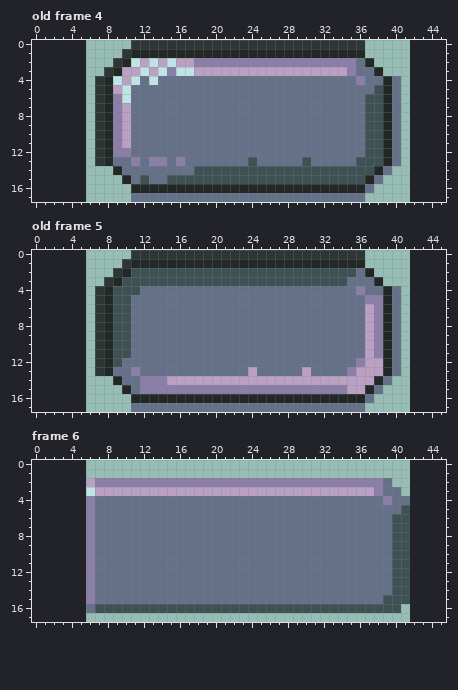
Two versions of one pixel-art file, assets/ui/ui_pieces.aseprite. The first picture shows the starting point.
36x18 pixels, 9 frames. Shown: old frame 4, old frame 5, frame 6. The old version is drawn lined up with the new one, on the new canvas. The commit also changed other frames, which this record leaves out.
Once edited:
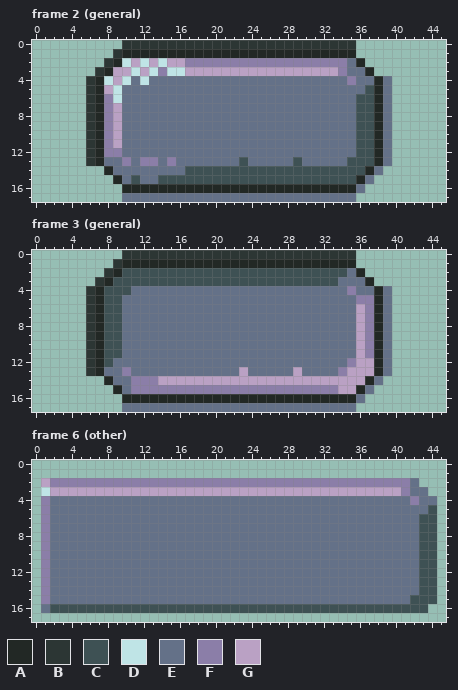
Palette (. is transparent): A #222825  B #2c3634  C #3e5154  D #bfe4e6  E #647188  F #8b7ea8  G #baa1c4
A new or re-ordered frame is compared with the old frame closest to it.
Diff:
canvas 36x18 -> 46x18, the old top-left corner now at 6,0
frames 9 -> 10
frames re-ordered
--- frame 2 (general) is new; against old frame 4
@@ x 0..45 @@
- 0 ...........BBBBBBBBBBBBBBBBBBBBBBBBBB.........
- 1 ..........BAAAAAAAAAAAAAAAAAAAAAAAAAA.........
- 2 .........BADGDGDGGFFFFFFFFFFFFFFFFFFEA........
- 3 ........BAGGDGDFDDGGGGGGGGGGGGGGGGGFEEA.......
- 4 .......BADGDEDEEEEEEEEEEEEEEEEEEEEEEFEEAE.....
- 5 .......BAGDEEEEEEEEEEEEEEEEEEEEEEEEEEECAE.....
- 6 .......BAFDEEEEEEEEEEEEEEEEEEEEEEEEEECCAE.....
- 7 .......BAFGEEEEEEEEEEEEEEEEEEEEEEEEEECCAE.....
- 8 .......BAFGEEEEEEEEEEEEEEEEEEEEEEEEEECCAE.....
- 9 .......BAFGEEEEEEEEEEEEEEEEEEEEEEEEEECCAE.....
-10 .......BAFGEEEEEEEEEEEEEEEEEEEEEEEEEECCAE.....
-11 .......BAFGEEEEEEEEEEEEEEEEEEEEEEEEEECCAE.....
-12 .......BAFFEEEEEEEEEEEEEEEEEEEEEEEEEECCAE.....
-13 .......BAEEFEFFEFEEEEEEECEEEEECEEEEECCCAE.....
-14 .........AEEEEEEEECCCCCCCCCCCCCCCCCCCCAE......
-15 ..........AECEECCCCCCCCCCCCCCCCCCCCCCAE.......
-16 ...........AAAAAAAAAAAAAAAAAAAAAAAAAAE........
-17 ...........EEEEEEEEEEEEEEEEEEEEEEEEEE.........
+ 0 ..........BBBBBBBBBBBBBBBBBBBBBBBBBB..........
+ 1 .........BAAAAAAAAAAAAAAAAAAAAAAAAAA..........
+ 2 ........BADGDGDGGFFFFFFFFFFFFFFFFFFEA.........
+ 3 .......BAGGDGDFDDGGGGGGGGGGGGGGGGGFEEA........
+ 4 ......BADGDEDEEEEEEEEEEEEEEEEEEEEEEFEEAE......
+ 5 ......BAGDEEEEEEEEEEEEEEEEEEEEEEEEEEECAE......
+ 6 ......BAFDEEEEEEEEEEEEEEEEEEEEEEEEEECCAE......
+ 7 ......BAFGEEEEEEEEEEEEEEEEEEEEEEEEEECCAE......
+ 8 ......BAFGEEEEEEEEEEEEEEEEEEEEEEEEEECCAE......
+ 9 ......BAFGEEEEEEEEEEEEEEEEEEEEEEEEEECCAE......
+10 ......BAFGEEEEEEEEEEEEEEEEEEEEEEEEEECCAE......
+11 ......BAFGEEEEEEEEEEEEEEEEEEEEEEEEEECCAE......
+12 ......BAFFEEEEEEEEEEEEEEEEEEEEEEEEEECCAE......
+13 ......BAEEFEFFEFEEEEEEECEEEEECEEEEECCCAE......
+14 ........AEEEEEEEECCCCCCCCCCCCCCCCCCCCAE.......
+15 .........AECEECCCCCCCCCCCCCCCCCCCCCCAE........
+16 ..........AAAAAAAAAAAAAAAAAAAAAAAAAAE.........
+17 ..........EEEEEEEEEEEEEEEEEEEEEEEEEE..........
--- frame 3 (general) is new; against old frame 5
@@ x 0..45 @@
- 0 ...........BBBBBBBBBBBBBBBBBBBBBBBBBB.........
- 1 ..........BAAAAAAAAAAAAAAAAAAAAAAAAAA.........
- 2 .........BACCCCCCCCCCCCCCCCCCCCCCCCCEA........
- 3 ........BACCCCCCCCCCCCCCCCCCCCCCCCCEEEA.......
- 4 .......BACCCEEEEEEEEEEEEEEEEEEEEEEEEFEEAE.....
- 5 .......BACCEEEEEEEEEEEEEEEEEEEEEEEEEEFFAE.....
- 6 .......BACCEEEEEEEEEEEEEEEEEEEEEEEEEEGFAE.....
- 7 .......BACCEEEEEEEEEEEEEEEEEEEEEEEEEEGFAE.....
- 8 .......BACCEEEEEEEEEEEEEEEEEEEEEEEEEEGFAE.....
- 9 .......BACCEEEEEEEEEEEEEEEEEEEEEEEEEEGFAE.....
-10 .......BACCEEEEEEEEEEEEEEEEEEEEEEEEEEGFAE.....
-11 .......BACCEEEEEEEEEEEEEEEEEEEEEEEEEEGFAE.....
-12 .......BACEEEEEEEEEEEEEEEEEEEEEEEEEEFGGAE.....
-13 .......BAEEFEEEEEEEEEEEEGEEEEEGEEEEFGGGAE.....
-14 .........AEEFFFGGGGGGGGGGGGGGGGGGGGGGGAE......
-15 ..........AEFFFFFFFFFFFFFFFFFFFFFFFGGAE.......
-16 ...........AAAAAAAAAAAAAAAAAAAAAAAAAAE........
-17 ...........EEEEEEEEEEEEEEEEEEEEEEEEEE.........
+ 0 ..........BBBBBBBBBBBBBBBBBBBBBBBBBB..........
+ 1 .........BAAAAAAAAAAAAAAAAAAAAAAAAAA..........
+ 2 ........BACCCCCCCCCCCCCCCCCCCCCCCCCEA.........
+ 3 .......BACCCCCCCCCCCCCCCCCCCCCCCCCEEEA........
+ 4 ......BACCCEEEEEEEEEEEEEEEEEEEEEEEEFEEAE......
+ 5 ......BACCEEEEEEEEEEEEEEEEEEEEEEEEEEFFAE......
+ 6 ......BACCEEEEEEEEEEEEEEEEEEEEEEEEEEGFAE......
+ 7 ......BACCEEEEEEEEEEEEEEEEEEEEEEEEEEGFAE......
+ 8 ......BACCEEEEEEEEEEEEEEEEEEEEEEEEEEGFAE......
+ 9 ......BACCEEEEEEEEEEEEEEEEEEEEEEEEEEGFAE......
+10 ......BACCEEEEEEEEEEEEEEEEEEEEEEEEEEGFAE......
+11 ......BACCEEEEEEEEEEEEEEEEEEEEEEEEEEGFAE......
+12 ......BACEEEEEEEEEEEEEEEEEEEEEEEEEEFGGAE......
+13 ......BAEEFEEEEEEEEEEEEGEEEEEGEEEEFGGGAE......
+14 ........AEEFFFGGGGGGGGGGGGGGGGGGGGGGGAE.......
+15 .........AEFFFFFFFFFFFFFFFFFFFFFFFGGAE........
+16 ..........AAAAAAAAAAAAAAAAAAAAAAAAAAE.........
+17 ..........EEEEEEEEEEEEEEEEEEEEEEEEEE..........
--- frame 6 (other)
@@ x 0..45 @@
  1 ..............................................
- 2 ......GFFFFFFFFFFFFFFFFFFFFFFFFFFFFFFFFE......
- 3 ......DGGGGGGGGGGGGGGGGGGGGGGGGGGGGGGGFEE.....
- 4 ......FEEEEEEEEEEEEEEEEEEEEEEEEEEEEEEEEFEE....
- 5 ......FEEEEEEEEEEEEEEEEEEEEEEEEEEEEEEEEEEC....
- 6 ......FEEEEEEEEEEEEEEEEEEEEEEEEEEEEEEEEECC....
- 7 ......FEEEEEEEEEEEEEEEEEEEEEEEEEEEEEEEEECC....
- 8 ......FEEEEEEEEEEEEEEEEEEEEEEEEEEEEEEEEECC....
- 9 ......FEEEEEEEEEEEEEEEEEEEEEEEEEEEEEEEEECC....
-10 ......FEEEEEEEEEEEEEEEEEEEEEEEEEEEEEEEEECC....
-11 ......FEEEEEEEEEEEEEEEEEEEEEEEEEEEEEEEEECC....
-12 ......FEEEEEEEEEEEEEEEEEEEEEEEEEEEEEEEEECC....
-13 ......FEEEEEEEEEEEEEEEEEEEEEEEEEEEEEEEEECC....
-14 ......FEEEEEEEEEEEEEEEEEEEEEEEEEEEEEEEEECC....
-15 ......FEEEEEEEEEEEEEEEEEEEEEEEEEEEEEEEECCC....
-16 ......ECCCCCCCCCCCCCCCCCCCCCCCCCCCCCCCCCC.....
+ 2 .GFFFFFFFFFFFFFFFFFFFFFFFFFFFFFFFFFFFFFFFFE...
+ 3 .DGGGGGGGGGGGGGGGGGGGGGGGGGGGGGGGGGGGGGGGFEE..
+ 4 .FEEEEEEEEEEEEEEEEEEEEEEEEEEEEEEEEEEEEEEEEFEE.
+ 5 .FEEEEEEEEEEEEEEEEEEEEEEEEEEEEEEEEEEEEEEEEEEC.
+ 6 .FEEEEEEEEEEEEEEEEEEEEEEEEEEEEEEEEEEEEEEEEECC.
+ 7 .FEEEEEEEEEEEEEEEEEEEEEEEEEEEEEEEEEEEEEEEEECC.
+ 8 .FEEEEEEEEEEEEEEEEEEEEEEEEEEEEEEEEEEEEEEEEECC.
+ 9 .FEEEEEEEEEEEEEEEEEEEEEEEEEEEEEEEEEEEEEEEEECC.
+10 .FEEEEEEEEEEEEEEEEEEEEEEEEEEEEEEEEEEEEEEEEECC.
+11 .FEEEEEEEEEEEEEEEEEEEEEEEEEEEEEEEEEEEEEEEEECC.
+12 .FEEEEEEEEEEEEEEEEEEEEEEEEEEEEEEEEEEEEEEEEECC.
+13 .FEEEEEEEEEEEEEEEEEEEEEEEEEEEEEEEEEEEEEEEEECC.
+14 .FEEEEEEEEEEEEEEEEEEEEEEEEEEEEEEEEEEEEEEEEECC.
+15 .FEEEEEEEEEEEEEEEEEEEEEEEEEEEEEEEEEEEEEEEECCC.
+16 .ECCCCCCCCCCCCCCCCCCCCCCCCCCCCCCCCCCCCCCCCCC..
 17 ..............................................
